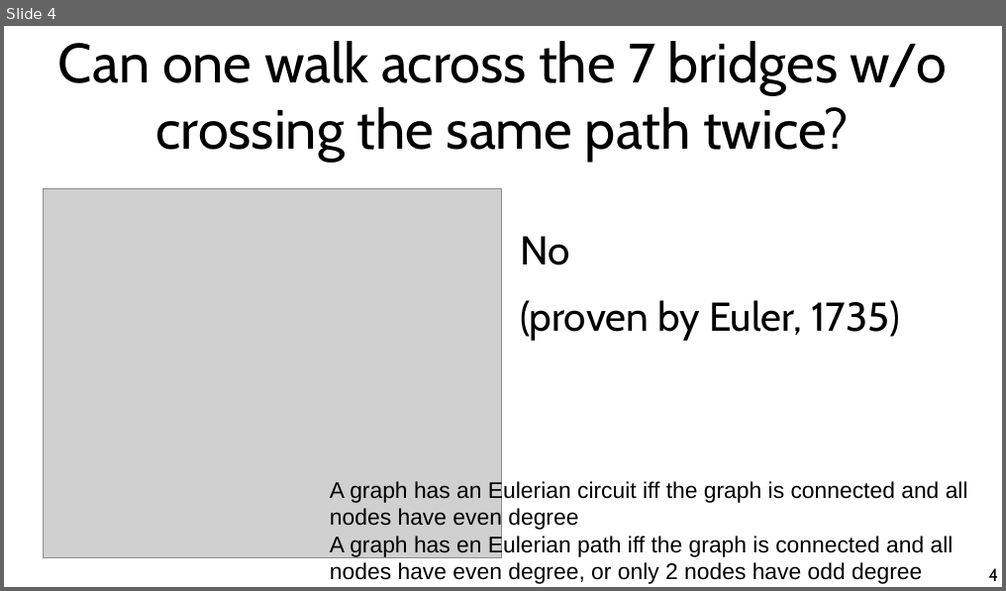
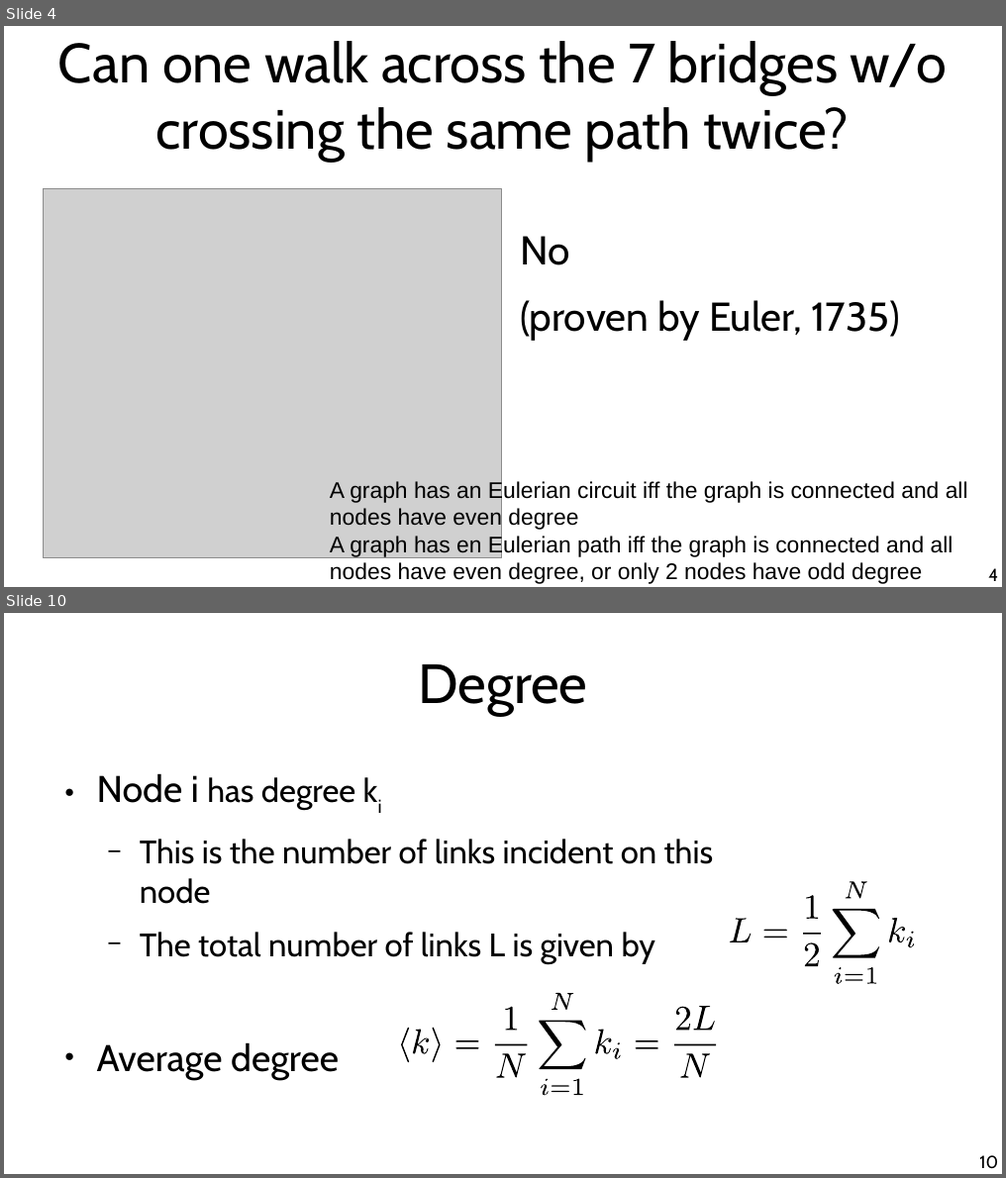
Before and after one commit to chatox/networks-science-course, a slide deck: theory/tt02_graph_theory_basics.odp. Shown one above the other, each under a label of ours: slide 4 before the commit, slides 4 and 10 after it; the slides between them are not shown. The pictures are 1006x591 and 1006x1178 pixels, drawn with LibreOffice and Linux fonts; fonts in the diff are those of the drawing; grey boxes stand for pictures. Boxes give left, top, right and bottom in pixels: in the first picture for what was removed or moved away, otherwise in the second. Text is boxed around its words. In the diff, an @@ line names an element or a change of style, - is before the commit and + after.

```diff
--- a/theory/tt02_graph_theory_basics.odp
+++ b/theory/tt02_graph_theory_basics.odp
@@ slide 10 added at bbox=[4, 613, 1002, 1174], background #FFFFFF @@
@@ title added at bbox=[418, 664, 587, 716], 44 pt, text #000000 @@
+Degree
@@ text added at bbox=[97, 773, 713, 1080], 25.9 pt, text #000000 @@
+● Node i has degree ki
+  − This is the number of links incident on this node
+  − The total number of links L is given by
+● Average degree
@@ group added at bbox=[730, 882, 914, 984]: 12 freeform shapes @@
@@ group added at bbox=[397, 993, 717, 1096]: 20 freeform shapes @@
@@ page number added at bbox=[979, 1156, 998, 1169], 14 pt, text #000000 @@
+10
```
Also in this commit, not shown: 1 slide changed, 33 other slides added.
